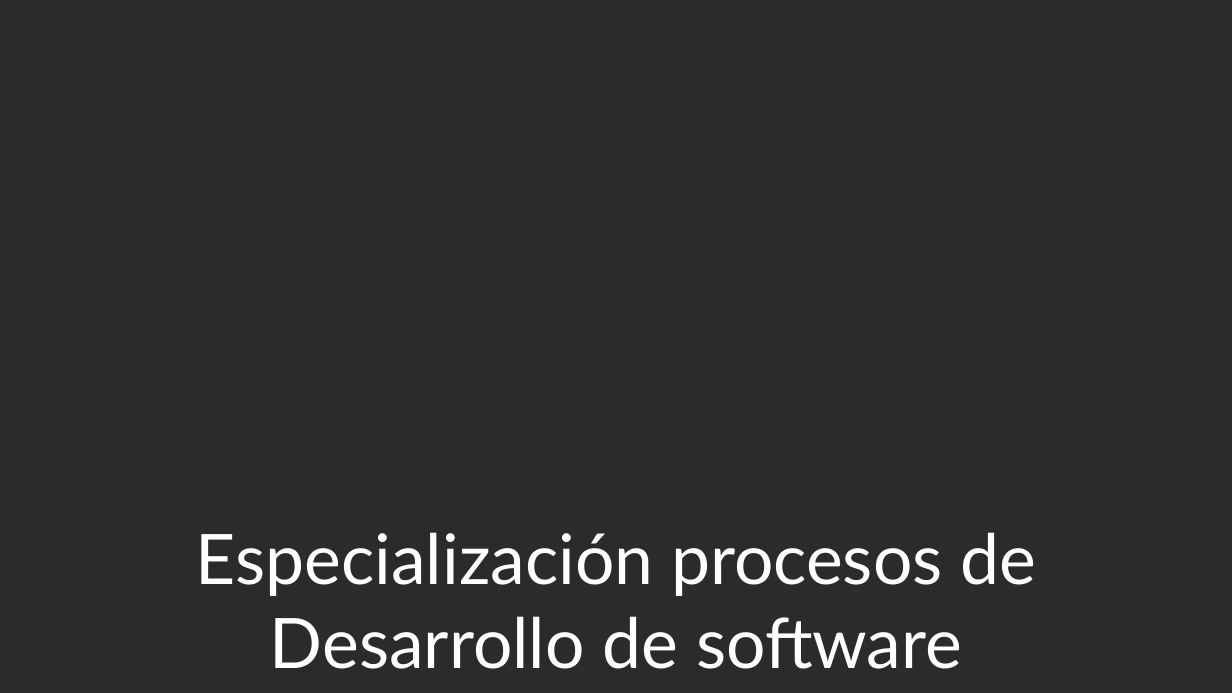
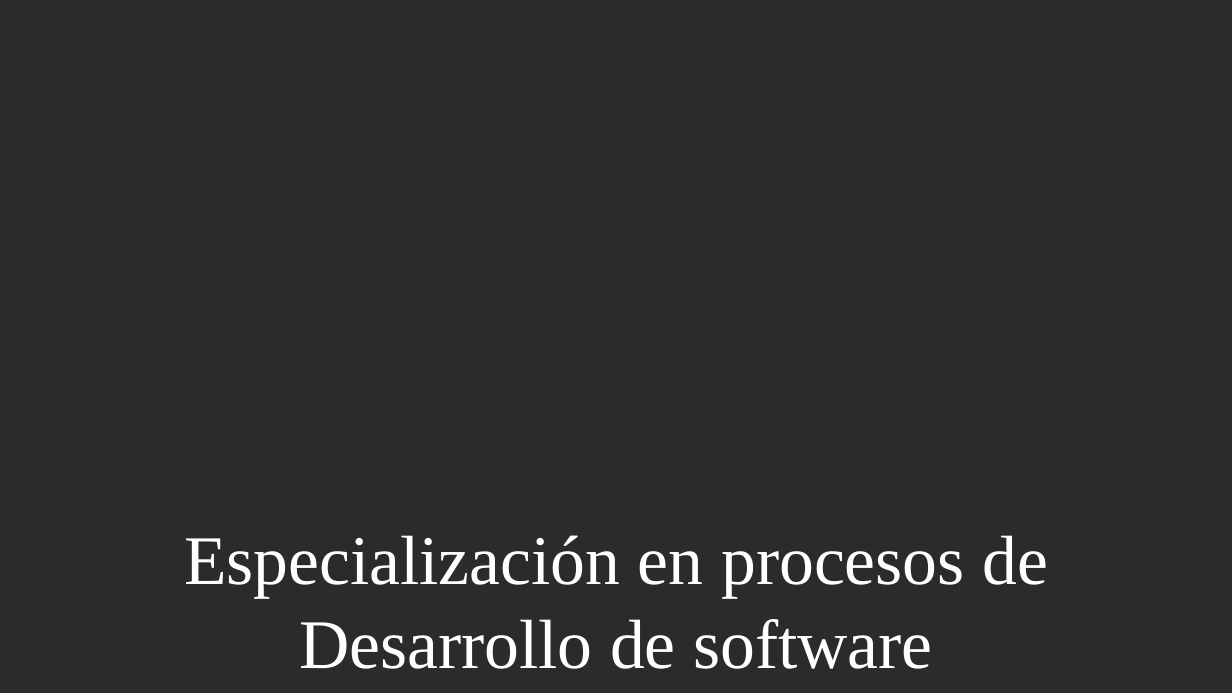
Before and after one commit to jnates/database_models, a slide deck: slide 1 of PresentaciónFinal.pptx. Drawn at 1232x693 pixels with LibreOffice and Linux fonts; fonts in the diff are those of the drawing; background and template pictures are left out; a plain dark background stands for a picture behind light text. Boxes give left, top, right and bottom in pixels: in the first picture for what was removed or moved away, otherwise in the second. Text is boxed around its words. In the diff, an @@ line names an element or a change of style, - is before the commit and + after.

```diff
--- a/PresentaciónFinal.pptx
+++ b/PresentaciónFinal.pptx
@@ text at (x1=184, y1=535, x2=1048, y2=669): text changed; font Lato to Times New Roman @@
-Especialización procesos de Desarrollo de software
+Especialización en procesos de Desarrollo de software
```
Also in this commit, not shown: 1 other slide changed, 4 slides added, 1 slide removed.
